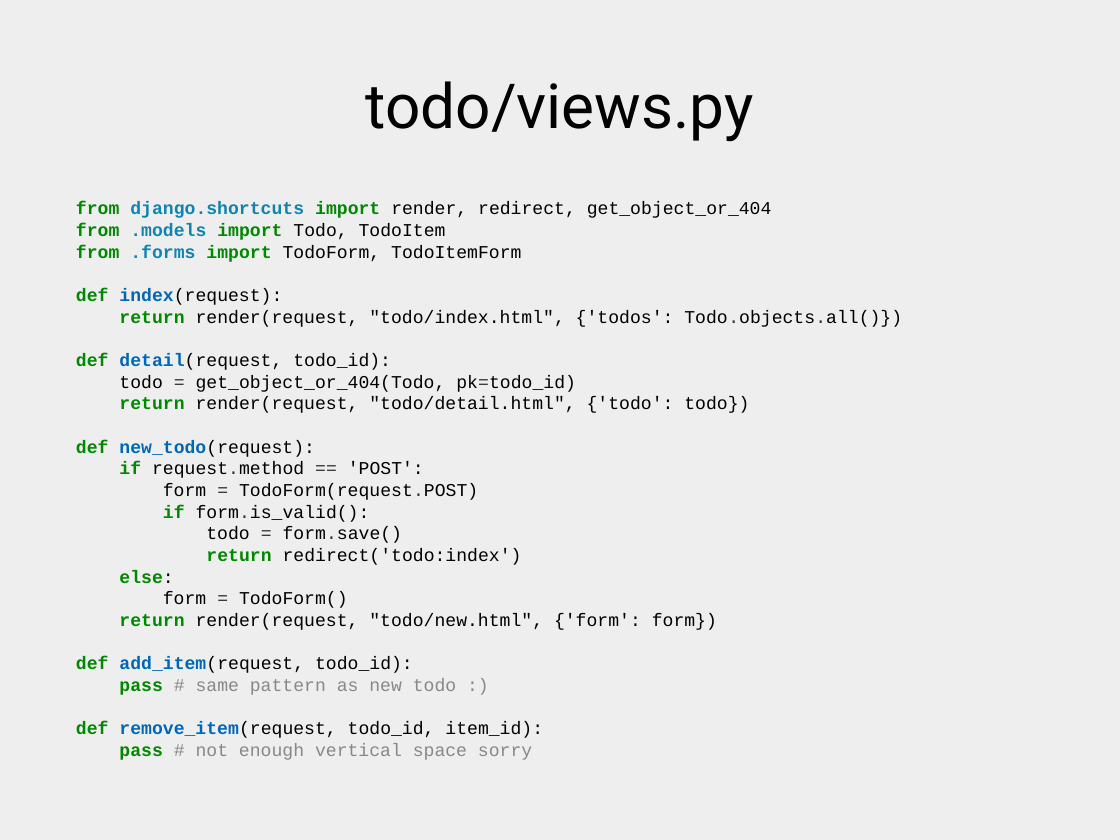
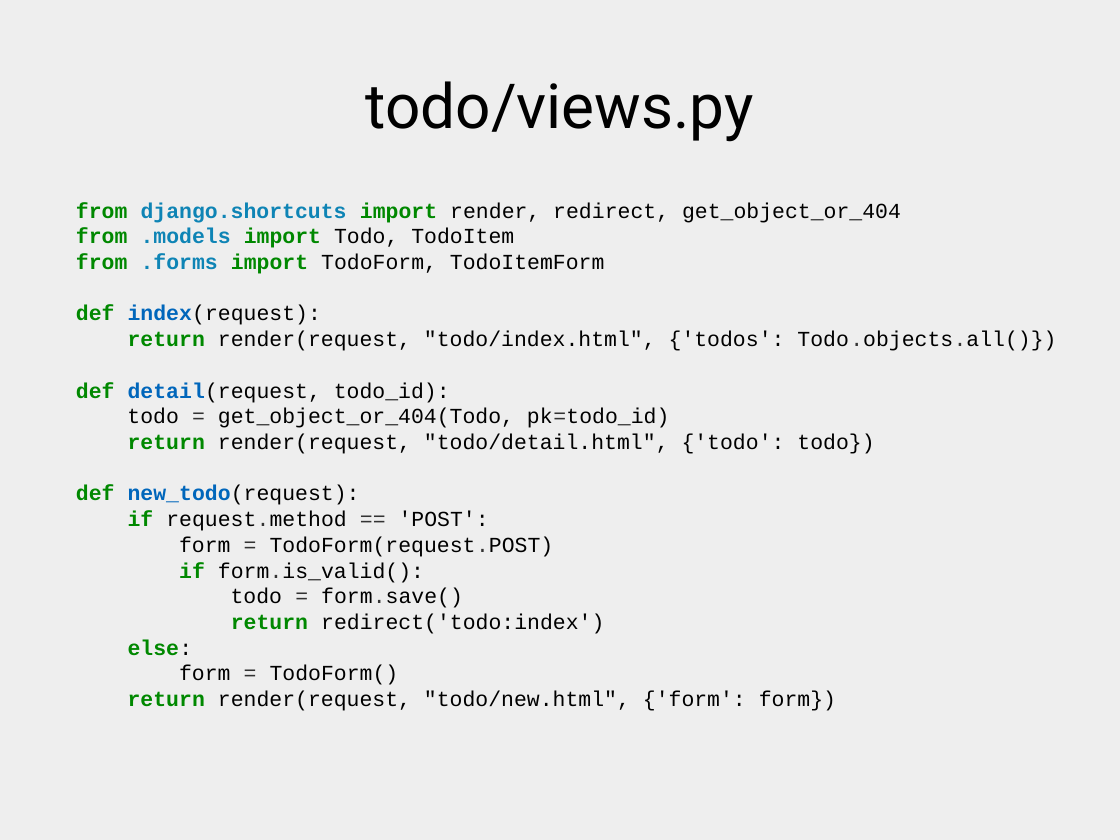
Before and after one commit to xrmx/tcs-lademuta, a slide deck: slide 18 of django.odp. Drawn at 1120x840 pixels with LibreOffice and Linux fonts; fonts in the diff are those of the drawing. Boxes give left, top, right and bottom in pixels: in the first picture for what was removed or moved away, otherwise in the second. Text is boxed around its words. In the diff, an @@ line names an element or a change of style, - is before the commit and + after.

Commit message:
Togliamo viste non implementate da views per renderlo leggibile

```diff
--- a/django.odp
+++ b/django.odp
@@ text at (76,202,1056,685): text changed; size 12.8 to 15.2 pt @@
-from django.shortcuts import render, redirect, get_object_or_404
-from .models import Todo, TodoItem
-from .forms import TodoForm, TodoItemForm
-def index(request):
-return render(request, "todo/index.html", {'todos': Todo.objects.all()})
-def detail(request, todo_id):
-todo = get_object_or_404(Todo, pk=todo_id)
-return render(request, "todo/detail.html", {'todo': todo})
-def new_todo(request):
-if request.method == 'POST':
-form = TodoForm(request.POST)
-if form.is_valid():
-todo = form.save()
-return redirect('todo:index')
-else:
-form = TodoForm()
-return render(request, "todo/new.html", {'form': form})
-def add_item(request, todo_id):
-pass # same pattern as new todo :)
-def remove_item(request, todo_id, item_id):
-pass # not enough vertical space sorry
+from django.shortcuts import render, redirect, get_object_or_404
+from .models import Todo, TodoItem
+from .forms import TodoForm, TodoItemForm
+def index(request):
+return render(request, "todo/index.html", {'todos': Todo.objects.all()})
+def detail(request, todo_id):
+todo = get_object_or_404(Todo, pk=todo_id)
+return render(request, "todo/detail.html", {'todo': todo})
+def new_todo(request):
+if request.method == 'POST':
+form = TodoForm(request.POST)
+if form.is_valid():
+todo = form.save()
+return redirect('todo:index')
+else:
+form = TodoForm()
+return render(request, "todo/new.html", {'form': form})
```
Also in this commit, not shown: 2 other files.
